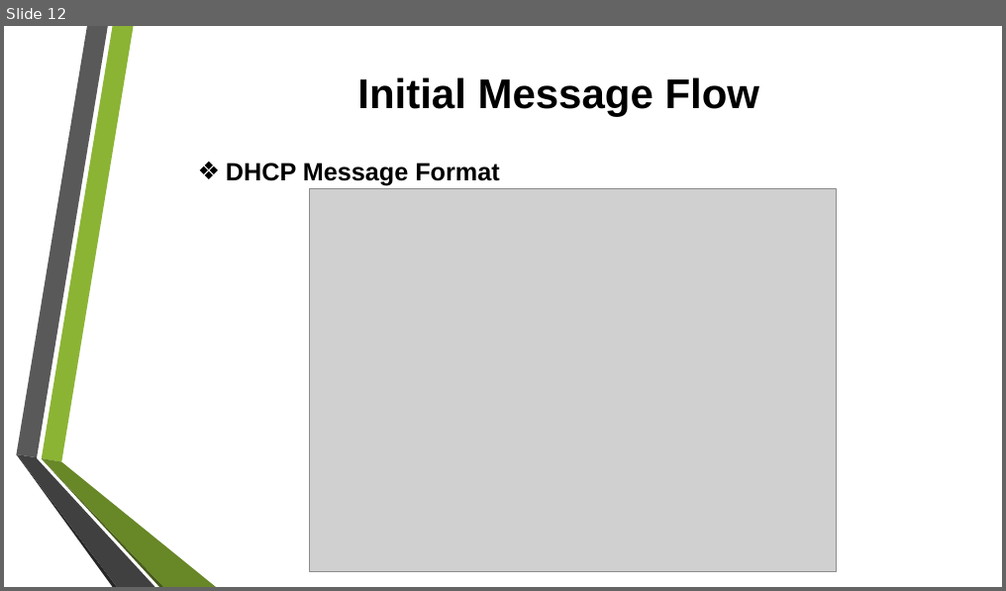
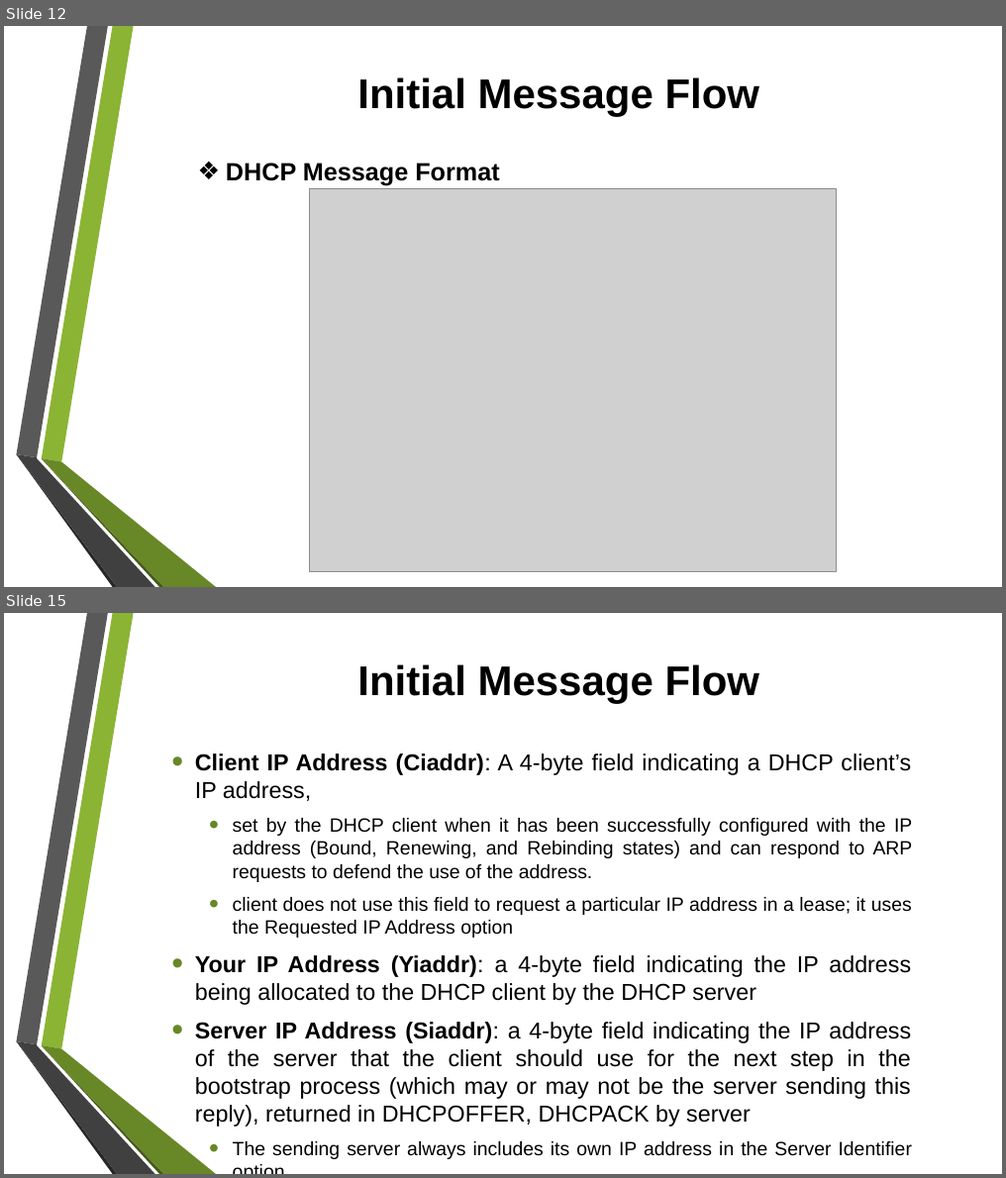
Before and after one commit to tiendatdk3493/Tai_Lieu, a slide deck: Dynamic Host Configuration Protocol (DHCP) Overview.pptx. Shown one above the other, each under a label of ours: slide 12 before the commit, slides 12 and 15 after it; the slides between them are not shown. The pictures are 1006x591 and 1006x1178 pixels, drawn with LibreOffice and Linux fonts; fonts in the diff are those of the drawing; grey boxes stand for pictures; background and template pictures are left out. Boxes give left, top, right and bottom in pixels: in the first picture for what was removed or moved away, otherwise in the second. Text is boxed around its words. In the diff, an @@ line names an element or a change of style, - is before the commit and + after.

Commit message:
DHCP

```diff
--- a/Dynamic Host Configuration Protocol (DHCP) Overview.pptx
+++ b/Dynamic Host Configuration Protocol (DHCP) Overview.pptx
@@ slide 15 added at [4, 613, 1002, 1174], background picture (left out); not listed: 6 template elements that a slide beside it also shows @@
@@ title added at [357, 664, 759, 703], 40 pt, text #000000, bold @@
+Initial Message Flow
@@ text added at [195, 754, 913, 1156], 22.2 pt, text #000000 @@
+• Client IP Address (Ciaddr): A 4-byte field indicating a DHCP client’s IP address,
+  • set by the DHCP client when it has been successfully configured with the IP address (Bound, Renewing, and Rebinding states) and can respond to ARP requests to defend the use of the address.
+  • client does not use this field to request a particular IP address in a lease; it uses the Requested IP Address option
+• Your IP Address (Yiaddr): a 4-byte field indicating the IP address being allocated to the DHCP client by the DHCP server
+• Server IP Address (Siaddr): a 4-byte field indicating the IP address of the server that the client should use for the next step in the bootstrap process (which may or may not be the server sending this reply), returned in DHCPOFFER, DHCPACK by server
+  • The sending server always includes its own IP address in the Server Identifier option
```
Also in this commit, not shown: 1 slide changed, 3 other slides added, 4 slides removed.
